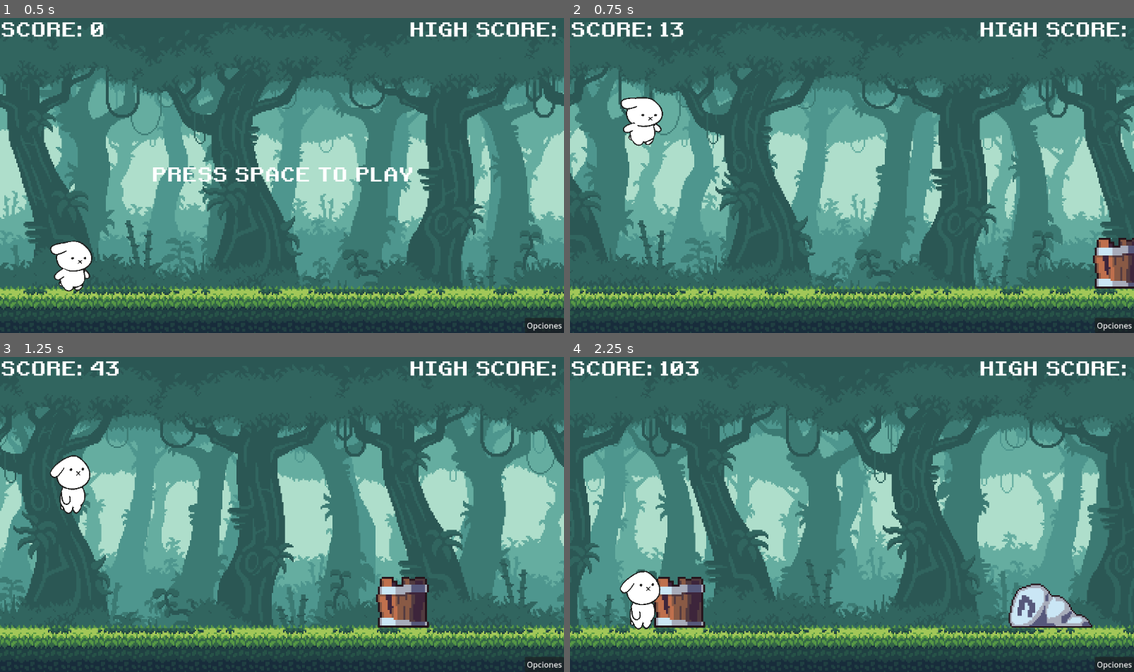
Above: before the commit, frames 1-4 (two rows, left to right).
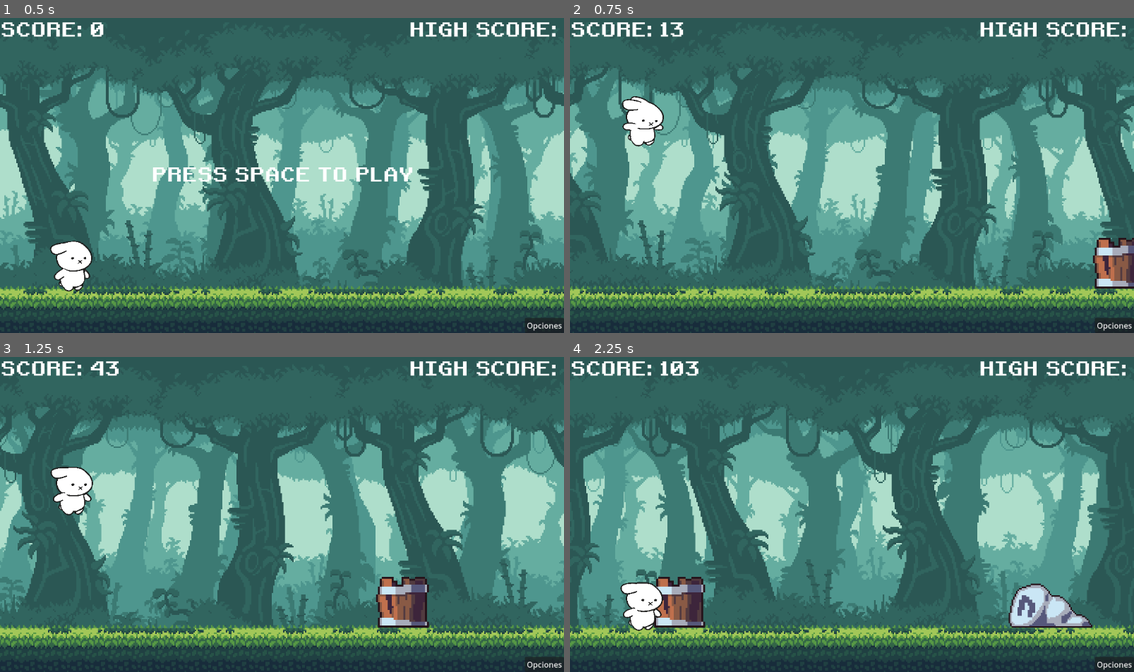
Above: after the commit, the same moments.

Repository: t-benitez/clinicaVideojuegos2024
Game: Godot game, scene res://scenes/main.tscn
The game is run twice, just before and just after one commit, with the same random seed, the same clock (stepped at 60 frames per second) and the same inputs.
Inputs:
- Up to frame 1 (0.5 s): no input
- Up to frame 2 (0.75 s): tap Space at 0.5 s
- Up to frame 3 (1.25 s): tap Enter (ui_accept) at 0.77 s
- Up to frame 4 (2.25 s): tap Enter (ui_accept) at 1.52 s; hold Down (ui_down) from 2.03 s (still down)

Frame 1 is identical in both runs. In frame 2, 0.4% of the frame differs, in the area x 8-17%, y 24-41%; in frame 3, 0.6%; in frame 4, 0.6%, in the area x 8-17%, y 67-88%.

Commit message:
fps changes

Diff:
--- a/scenes/dino.tscn
+++ b/scenes/dino.tscn
@@ -253,64 +253,64 @@
 "speed": 5.0
 }, {
 "frames": [{
-"duration": 1.0,
+"duration": 3.0,
 "texture": SubResource("AtlasTexture_6nc82")
 }, {
-"duration": 1.0,
+"duration": 3.0,
 "texture": SubResource("AtlasTexture_2xbt1")
 }, {
-"duration": 1.0,
+"duration": 3.0,
 "texture": SubResource("AtlasTexture_30x3v")
 }, {
-"duration": 1.0,
+"duration": 3.0,
 "texture": SubResource("AtlasTexture_ltiiq")
 }, {
-"duration": 1.0,
+"duration": 3.0,
 "texture": SubResource("AtlasTexture_jcys6")
 }, {
-"duration": 1.0,
+"duration": 3.0,
 "texture": SubResource("AtlasTexture_g24vw")
 }, {
-"duration": 1.0,
+"duration": 3.0,
 "texture": SubResource("AtlasTexture_7ygko")
 }, {
-"duration": 1.0,
+"duration": 3.0,
 "texture": SubResource("AtlasTexture_g4wav")
 }, {
-"duration": 1.0,
+"duration": 3.0,
 "texture": SubResource("AtlasTexture_5qekx")
 }, {
-"duration": 1.0,
+"duration": 3.0,
 "texture": SubResource("AtlasTexture_2lvfc")
 }, {
-"duration": 1.0,
+"duration": 3.0,
 "texture": SubResource("AtlasTexture_iwbwk")
 }, {
-"duration": 1.0,
+"duration": 3.0,
 "texture": SubResource("AtlasTexture_be14u")
 }, {
-"duration": 1.0,
+"duration": 3.0,
 "texture": SubResource("AtlasTexture_xtx0s")
 }, {
-"duration": 1.0,
+"duration": 3.0,
 "texture": SubResource("AtlasTexture_abie4")
 }, {
-"duration": 1.0,
+"duration": 3.0,
 "texture": SubResource("AtlasTexture_kmc4d")
 }, {
-"duration": 1.0,
+"duration": 3.0,
 "texture": SubResource("AtlasTexture_frm21")
 }, {
-"duration": 1.0,
+"duration": 3.0,
 "texture": SubResource("AtlasTexture_3rw67")
 }, {
-"duration": 1.0,
+"duration": 3.0,
 "texture": SubResource("AtlasTexture_dmd16")
 }, {
-"duration": 1.0,
+"duration": 3.0,
 "texture": SubResource("AtlasTexture_4u41v")
 }, {
-"duration": 1.0,
+"duration": 3.0,
 "texture": SubResource("AtlasTexture_0yvfs")
 }],
 "loop": true,
